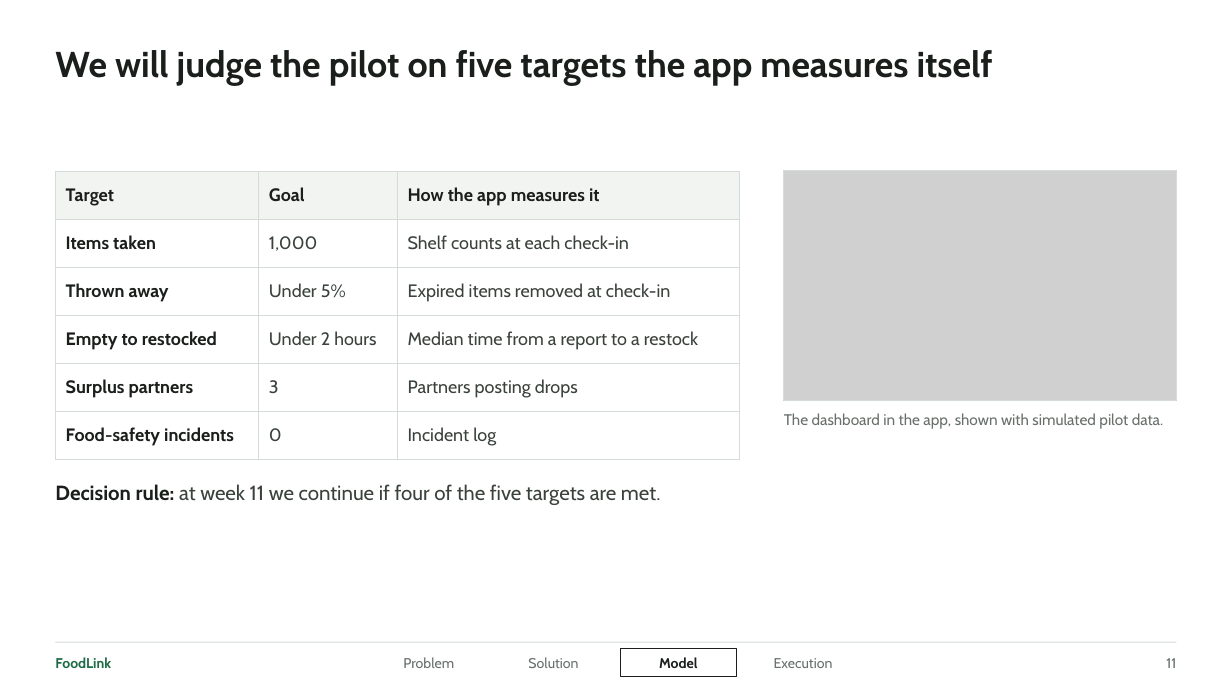
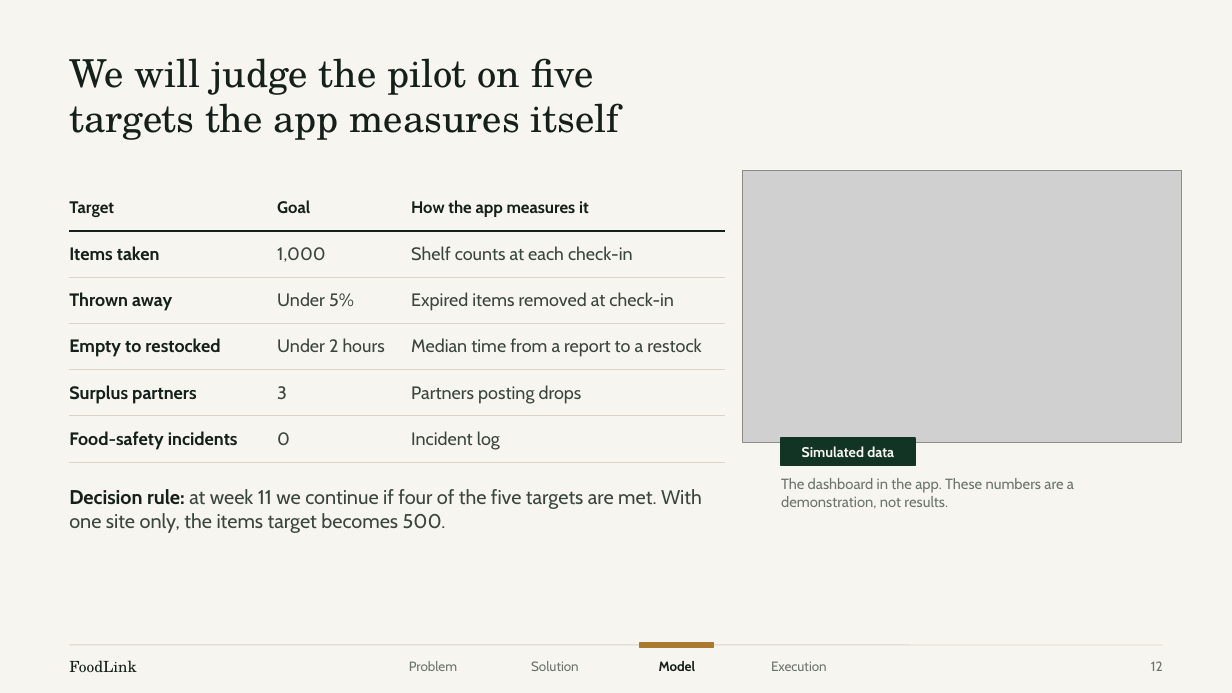
Before and after one commit to xingexu/aspire, a slide deck: slide 12 of deck/PBSN_ASPIRE_FoodLink.pptx (slide 11 before the commit). Drawn at 1232x693 pixels with LibreOffice and Linux fonts; fonts in the diff are those of the drawing; grey boxes stand for pictures. Boxes give left, top, right and bottom in pixels: in the first picture for what was removed or moved away, otherwise in the second. Text is boxed around its words. In the diff, an @@ line names an element or a change of style, - is before the commit and + after.

```diff
--- a/deck/PBSN_ASPIRE_FoodLink.pptx
+++ b/deck/PBSN_ASPIRE_FoodLink.pptx
@@ background #FFFFFF to #F7F5EF @@
@@ title at [69, 58, 620, 140]: text changed; size 28 to 30 pt; font Cabin to TeX Gyre Schola; text colour #1B1F1C to #15201A; bold off @@
-We will judge the pilot on five targets the app measures itself
+We will judge the pilot on five
+targets the app measures itself
@@ picture: place and size @@
-picture at [784, 171, 1177, 401]
+picture at [742, 171, 1181, 443]
@@ rectangle removed at [784, 171, 1177, 401] @@
@@ table at [69, 185, 726, 454] @@
@@ fill #F2F4F2 to #F7F5EF in row 1 @@
@@ fill #FFFFFF to #F7F5EF in 15 cells @@
@@ size 14 to 13 pt in "Target", "Goal", "How the app measures it" @@
@@ text colour #1B1F1C to #15201A in "Target", "Goal", "How the app measures it", "Items taken" and 4 more places @@
@@ text colour #3A423C to #3A453E in "1,000", "Shelf counts at each check-in", "Under 5%", "Expired items removed at check-in" and 6 more places @@
@@ borders changed @@
@@ table: place and size @@
-table at [55, 171, 739, 450]
+table at [69, 185, 726, 454]
@@ rectangle added at [781, 438, 915, 466], fill #113425, outline #113425 1 pt @@
@@ text added at [802, 446, 894, 457], 11 pt, text #F7F5EF, bold @@
+Simulated data
@@ text at [781, 478, 1074, 508]: text changed; size 12 to 11.5 pt; text colour #67706A to #6B746D @@
-The dashboard in the app, shown with simulated pilot data.
+The dashboard in the app. These numbers are a demonstration, not results.
@@ text at [69, 489, 702, 533]: text changed; size 16 to 15.5 pt; text colour #3A423C to #3A453E @@
-Decision rule: at week 11 we continue if four of the five targets are met.
+Decision rule: at week 11 we continue if four of the five targets are met. With one site only, the items target becomes 500.
@@ text "FoodLink": place and size @@
-text "FoodLink" at [55, 657, 111, 668]
+text "FoodLink" at [69, 660, 136, 672]
@@ text "FoodLink" at [69, 660, 136, 672]: size 11 to 12 pt, font Cabin to TeX Gyre Schola, text colour #1E6B45 to #15201A, bold off @@
@@ line moved from (55, 642) - (1177, 642) to (69, 645) - (1163, 645) @@
@@ line (69, 645) - (1163, 645): stroke #D5DBD7 0.75 pt to #D9D4C7 0.75 pt @@
@@ text "Model" at [659, 661, 696, 671]: size 11 to 10.5 pt, text colour #1B1F1C to #15201A @@
@@ rectangle: place and size @@
-rectangle at [621, 649, 737, 677]
+rectangle at [640, 643, 714, 648]
@@ rectangle at [640, 643, 714, 648]: fill #FFFFFF to #A97A2F; outline #1B1F1C 0.75 pt to #A97A2F 1 pt @@
@@ size 11 to 10.5 pt, text colour #67706A to #6B746D in 3 elements at [531, 661, 579, 671], [409, 661, 457, 671], [771, 661, 827, 671] @@
@@ page number removed at [1166, 658, 1176, 668] @@
-11
@@ page number added at [1151, 661, 1163, 671], 10.5 pt, text #6B746D @@
+12
```
Also in this commit, not shown: 17 other slides changed, 2 slides added, 1 slide removed, 21 other files.
